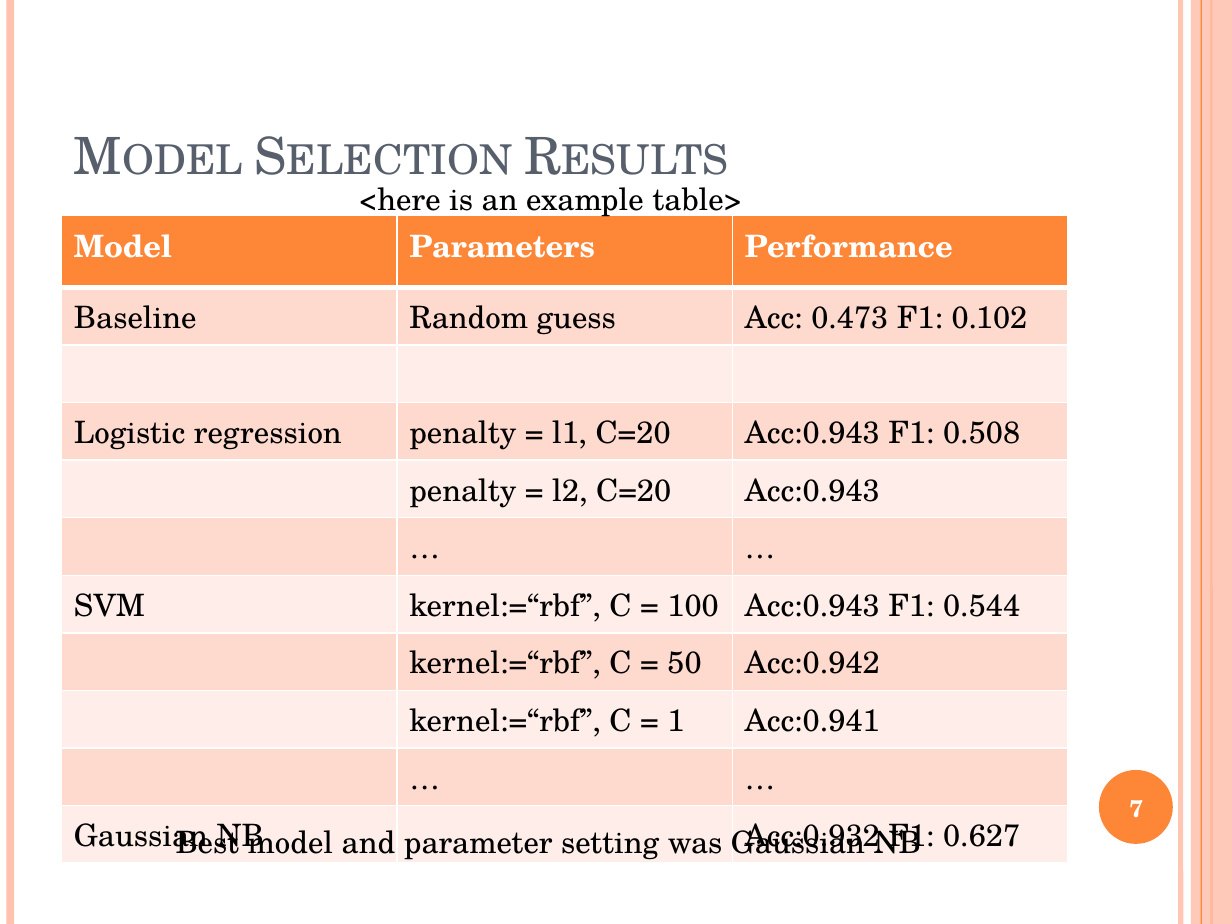
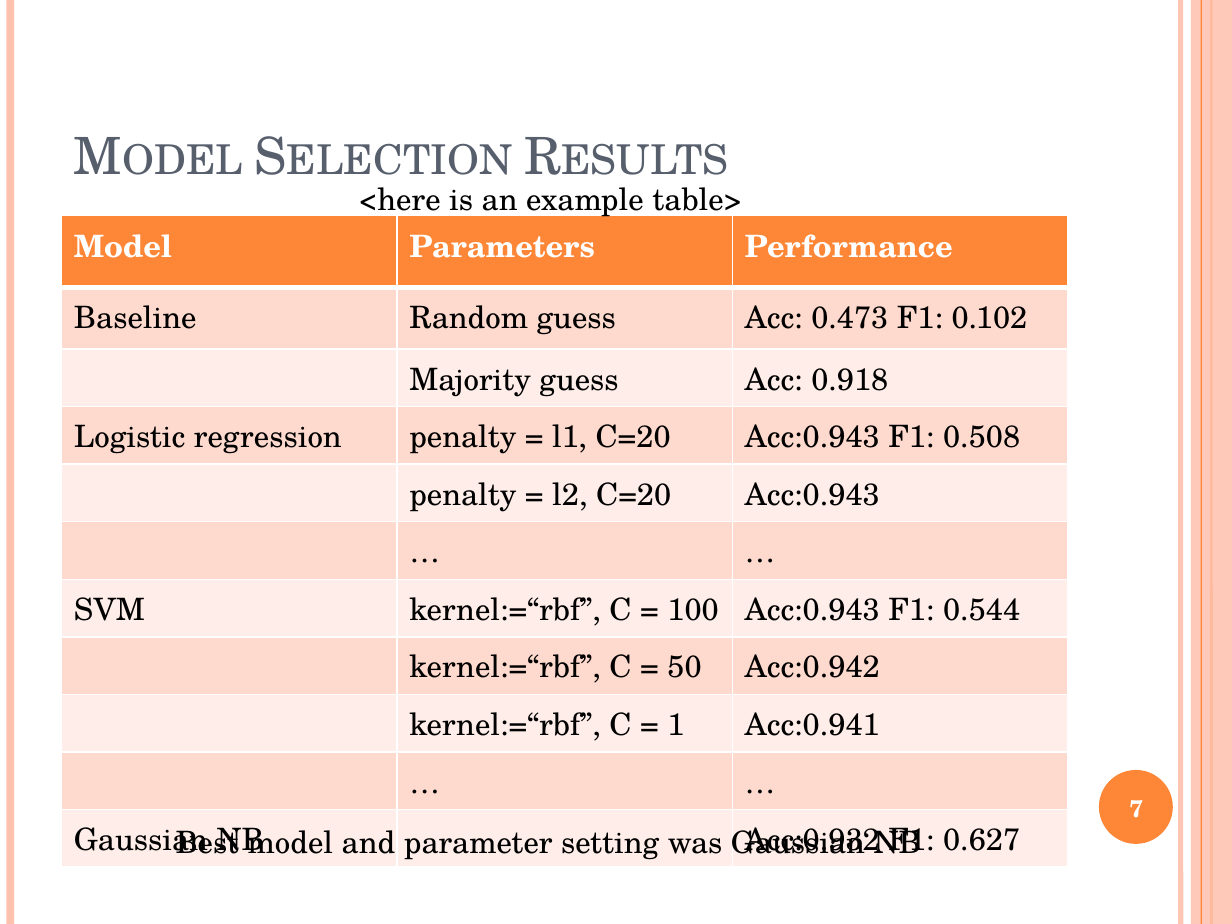
Before and after one commit to kyao4/CS584-MachineLearning-fall-16, a slide deck: slide 7 of project-presentation-template.pptx. Drawn at 1232x924 pixels with LibreOffice and Linux fonts; fonts in the diff are those of the drawing. Boxes give left, top, right and bottom in pixels: in the first picture for what was removed or moved away, otherwise in the second. Text is boxed around its words. In the diff, an @@ line names an element or a change of style, - is before the commit and + after.

```diff
--- a/project-presentation-template.pptx
+++ b/project-presentation-template.pptx
@@ table at (62, 216, 1067, 858) @@
-row 3, column 2: 
+row 3, column 2: Majority guess
-row 3, column 3: 
+row 3, column 3: Acc: 0.918
```
Also in this commit, not shown: 5 other slides changed, 1 slide removed, 1 other file.
